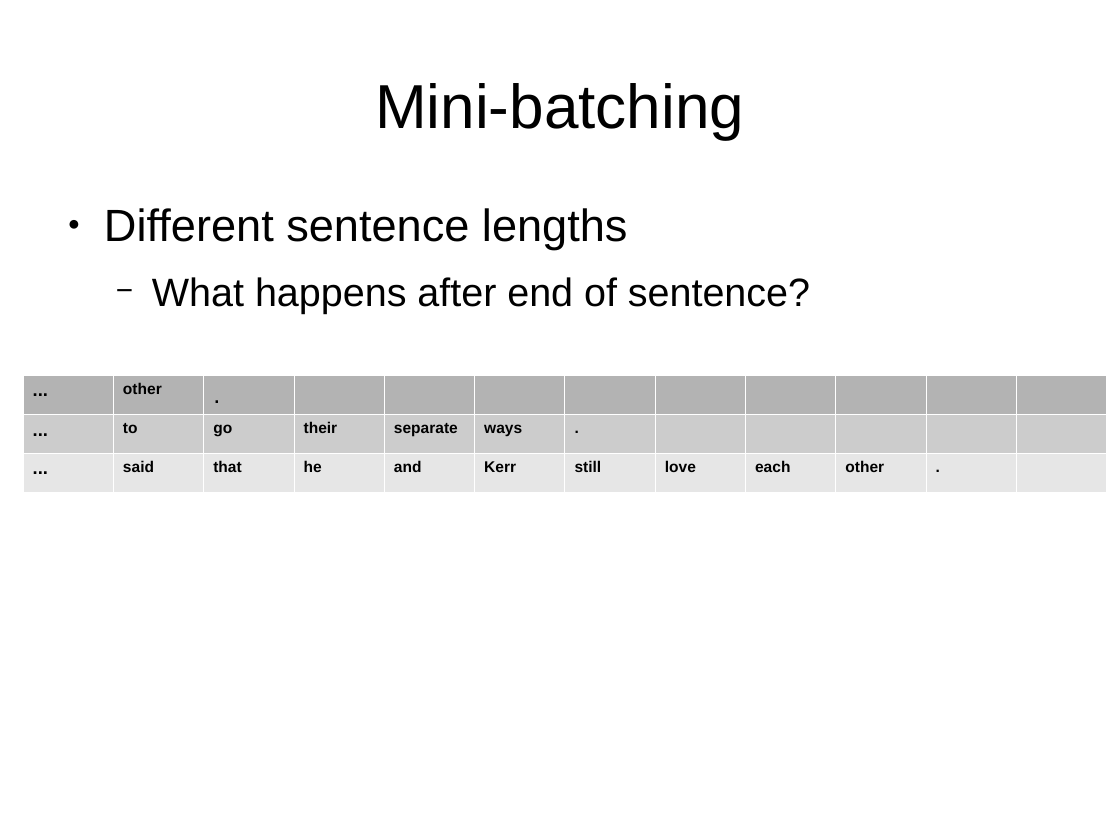
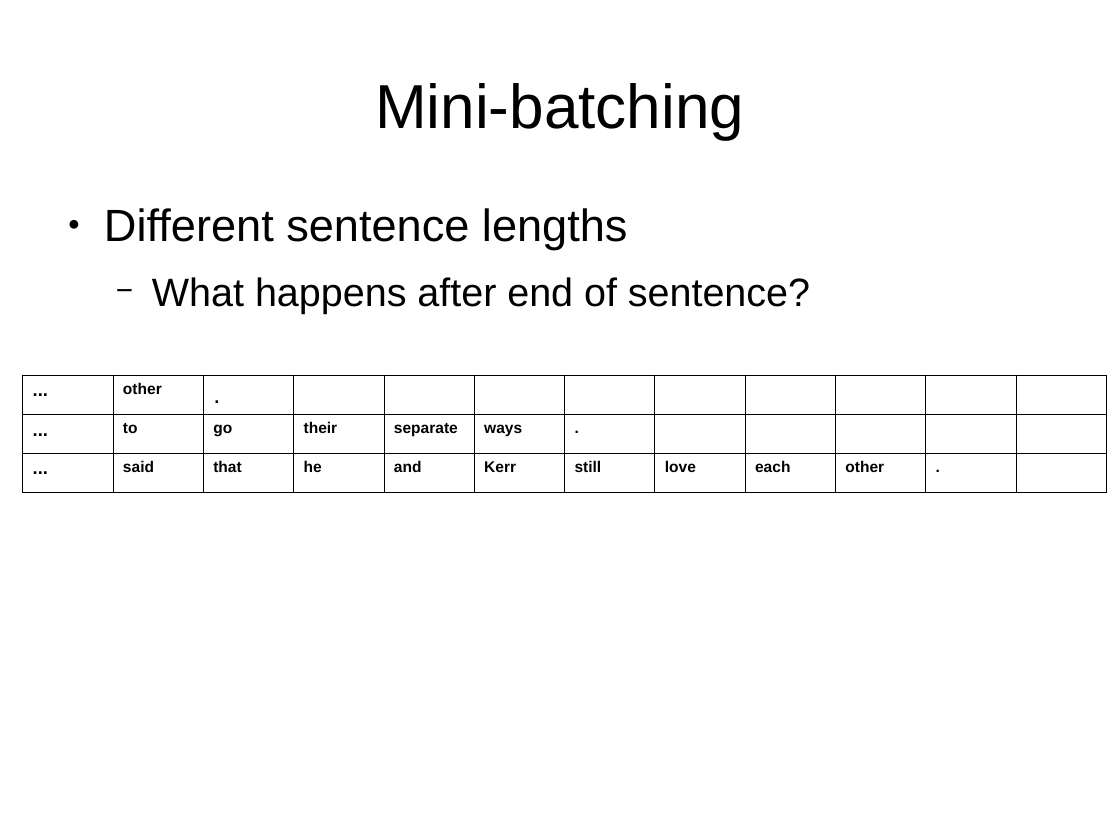
Before and after one commit to hieuhoang/papers, a slide deck: slide 13 of ms.2019/nmt.odp (slide 8 before the commit). Drawn at 1120x840 pixels with LibreOffice and Linux fonts; fonts in the diff are those of the drawing. Boxes give left, top, right and bottom in pixels: in the first picture for what was removed or moved away, otherwise in the second. Text is boxed around its words. In the diff, an @@ line names an element or a change of style, - is before the commit and + after.

```diff
--- a/ms.2019/nmt.odp
+++ b/ms.2019/nmt.odp
@@ table at [22,375,1108,492] @@
@@ fill #B3B3B3 to none in 3 cells @@
@@ fill #CCCCCC to none in 7 cells @@
@@ fill #E6E6E6 to none in 11 cells @@
@@ borders changed @@
```
Also in this commit, not shown: 4 other slides changed, 1 slide added, 3 slides removed.
